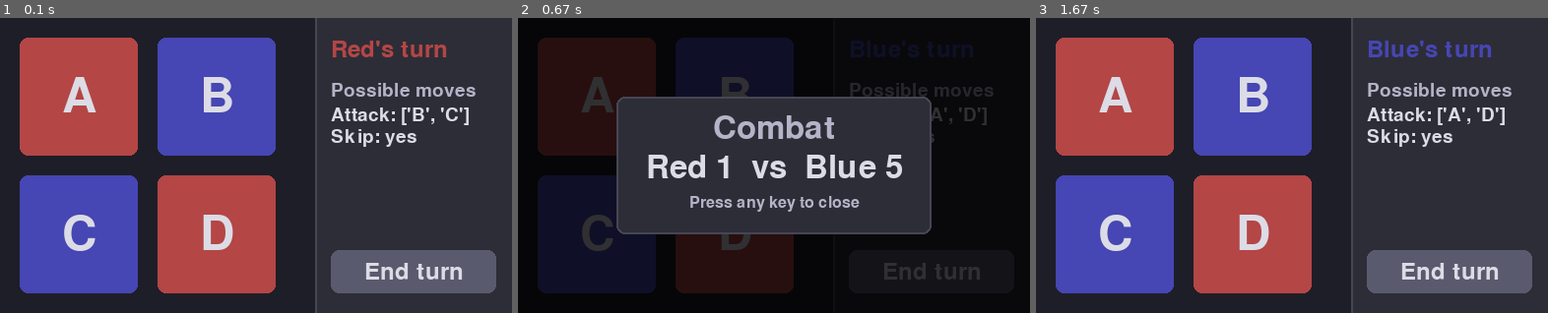
Above: before the commit, frames 1-3 (left to right).
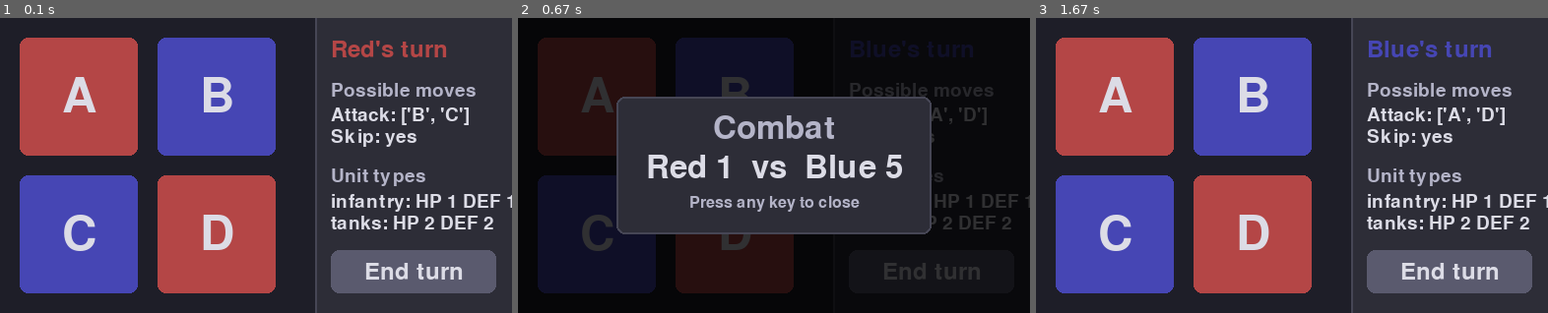
Above: after the commit, the same moments.

Repository: cecil185/axis
Game: pygame game, started from src/game.py
Same seed, same stepped clock (60 frames per second), same inputs: the game is played once before the commit and once after it.
Inputs (mouse positions are in pixels of both pictures, inside the frame that each line leads up to):
- Up to frame 1 (0.1 s): no input
- Up to frame 2 (0.67 s): click "B" at 0.38 s
- Up to frame 3 (1.67 s): tap Enter at 0.67 s; click "End turn" at 1.05 s; click (1481, 268) at 1.38 s

The runs differ from the first frame. In frame 1, 1.8% of the frame differs, in the area x 64-100%, y 51-72%; in frame 2, 0.5%; in frame 3, 1.8%.

Commit message:
feat: add unit types (infantry, tanks) with health/defense and sidebar UI
- Add src/unit_types.py: UnitTypeId, ALL_UNIT_TYPE_IDS, get_unit_stats()
- Infantry: health 1, defense 1; Tanks: health 2, defense 2
- Sidebar shows Unit types reference (HP/DEF per type)
- Tests for unit_types; no territory changes (bead axis-kp2)

Made-with: Cursor

Diff:
--- a/src/__init__.py
+++ b/src/__init__.py
@@ -16,6 +16,7 @@
 from .valid_actions import can_skip, valid_attack_targets
 from .actions import attack, set_combat_hook, skip
 from .combat import roll_combat, CombatRolls
+from .unit_types import ALL_UNIT_TYPE_IDS, get_unit_stats, UnitStats, UnitTypeId
 
 __all__ = [
     "ALL_TERRITORY_IDS",
@@ -39,4 +40,8 @@
     "set_combat_hook",
     "roll_combat",
     "CombatRolls",
+    "ALL_UNIT_TYPE_IDS",
+    "get_unit_stats",
+    "UnitStats",
+    "UnitTypeId",
 ]
--- a/src/game.py
+++ b/src/game.py
@@ -19,6 +19,7 @@
 from .valid_actions import can_skip, valid_attack_targets
 from .actions import attack, set_combat_hook, skip
 from .combat import roll_combat
+from .unit_types import ALL_UNIT_TYPE_IDS, get_unit_stats
 
 # Window: grid on left, sidebar on right
 CELL_SIZE = 120
@@ -226,6 +227,19 @@
     y += attack_txt.get_height() + SIDEBAR_LINE_GAP
     skip_txt = small_font.render(f"Skip: {'yes' if skip_ok else 'no'}", True, TEXT_COLOR)
     screen.blit(skip_txt, (sidebar.x + SIDEBAR_PAD, y))
+    y += skip_txt.get_height() + SIDEBAR_TURN_GAP
+
+    # Unit types reference (health / defense)
+    unit_title = small_font.render("Unit types", True, MOVES_TITLE_COLOR)
+    screen.blit(unit_title, (sidebar.x + SIDEBAR_PAD, y))
+    y += unit_title.get_height() + SIDEBAR_SECTION_GAP
+    for uid in ALL_UNIT_TYPE_IDS:
+        stats = get_unit_stats(uid)
+        line = small_font.render(
+            f"{uid}: HP {stats['health']} DEF {stats['defense']}", True, TEXT_COLOR
+        )
+        screen.blit(line, (sidebar.x + SIDEBAR_PAD, y))
+        y += line.get_height() + SIDEBAR_LINE_GAP
 
     btn = end_turn_button_rect(sidebar)
     pygame.draw.rect(screen, BTN_BG, btn, border_radius=BORDER_RADIUS)
--- /dev/null
+++ b/src/unit_types.py
@@ -0,0 +1,28 @@
+"""
+Unit type IDs and stats (infantry, tanks). Single source of truth for type metadata.
+"""
+
+from typing import Literal, TypedDict
+
+UnitTypeId = Literal["infantry", "tanks"]
+
+ALL_UNIT_TYPE_IDS: tuple[UnitTypeId, ...] = ("infantry", "tanks")
+
+
+class UnitStats(TypedDict):
+    """Health and defense for a unit type."""
+
+    health: int
+    defense: int
+
+
+# Stats per type: health and defense (constants).
+_UNIT_STATS: dict[UnitTypeId, UnitStats] = {
+    "infantry": {"health": 1, "defense": 1},
+    "tanks": {"health": 2, "defense": 2},
+}
+
+
+def get_unit_stats(unit_type: UnitTypeId) -> UnitStats:
+    """Return health and defense for the given unit type."""
+    return _UNIT_STATS[unit_type].copy()
--- /dev/null
+++ b/tests/test_unit_types.py
@@ -0,0 +1,31 @@
+"""Tests for unit types (infantry, tanks) and get_unit_stats."""
+
+import pytest
+
+from src.unit_types import ALL_UNIT_TYPE_IDS, get_unit_stats
+
+
+def test_all_unit_type_ids() -> None:
+    """ALL_UNIT_TYPE_IDS contains infantry and tanks."""
+    assert ALL_UNIT_TYPE_IDS == ("infantry", "tanks")
+
+
+def test_get_unit_stats_infantry() -> None:
+    """Infantry has health 1, defense 1."""
+    stats = get_unit_stats("infantry")
+    assert stats["health"] == 1
+    assert stats["defense"] == 1
+
+
+def test_get_unit_stats_tanks() -> None:
+    """Tanks has health 2, defense 2."""
+    stats = get_unit_stats("tanks")
+    assert stats["health"] == 2
+    assert stats["defense"] == 2
+
+
+def test_get_unit_stats_returns_copy() -> None:
+    """get_unit_stats returns a copy so caller cannot mutate internal state."""
+    stats = get_unit_stats("infantry")
+    stats["health"] = 99
+    assert get_unit_stats("infantry")["health"] == 1
